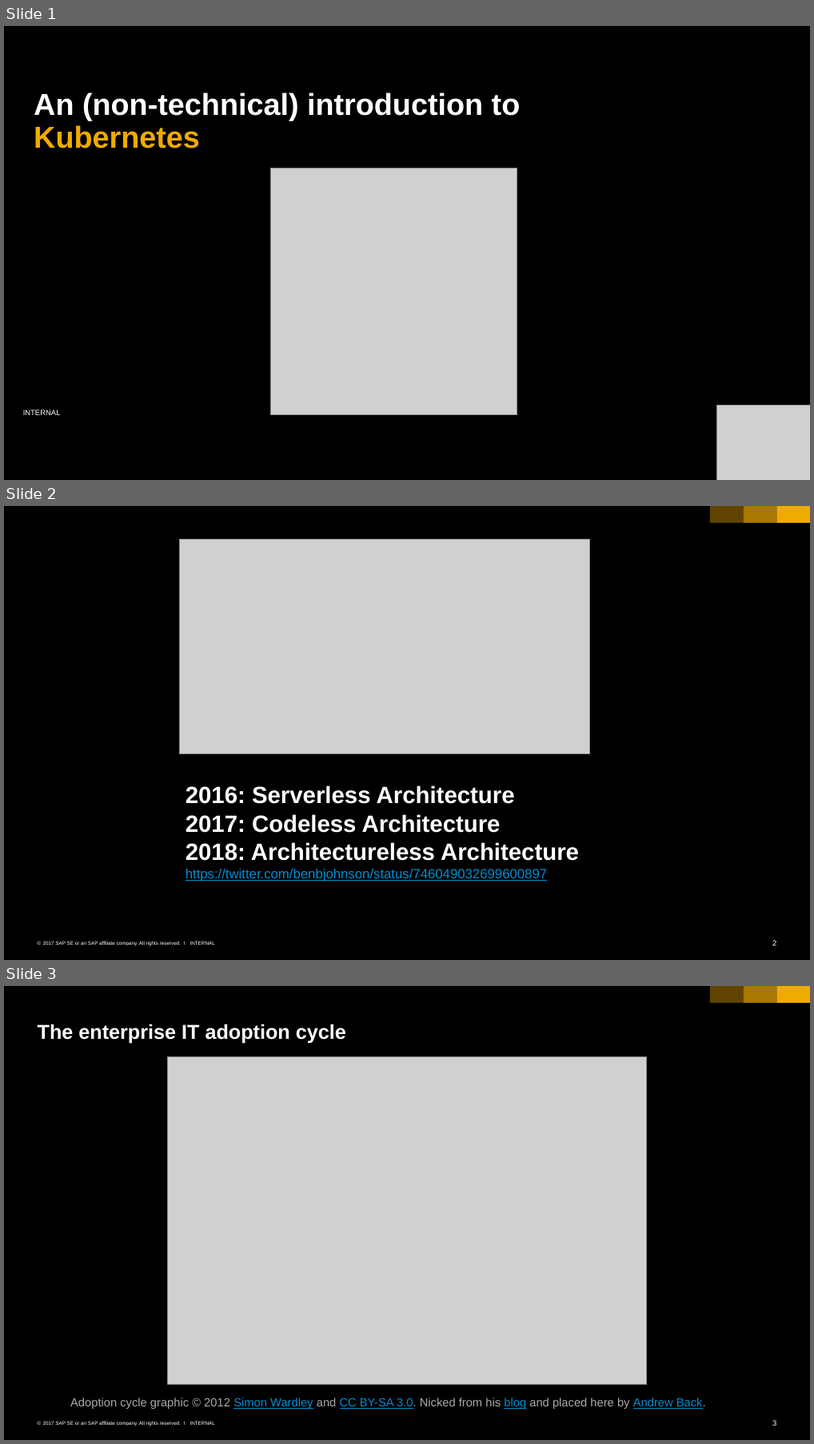
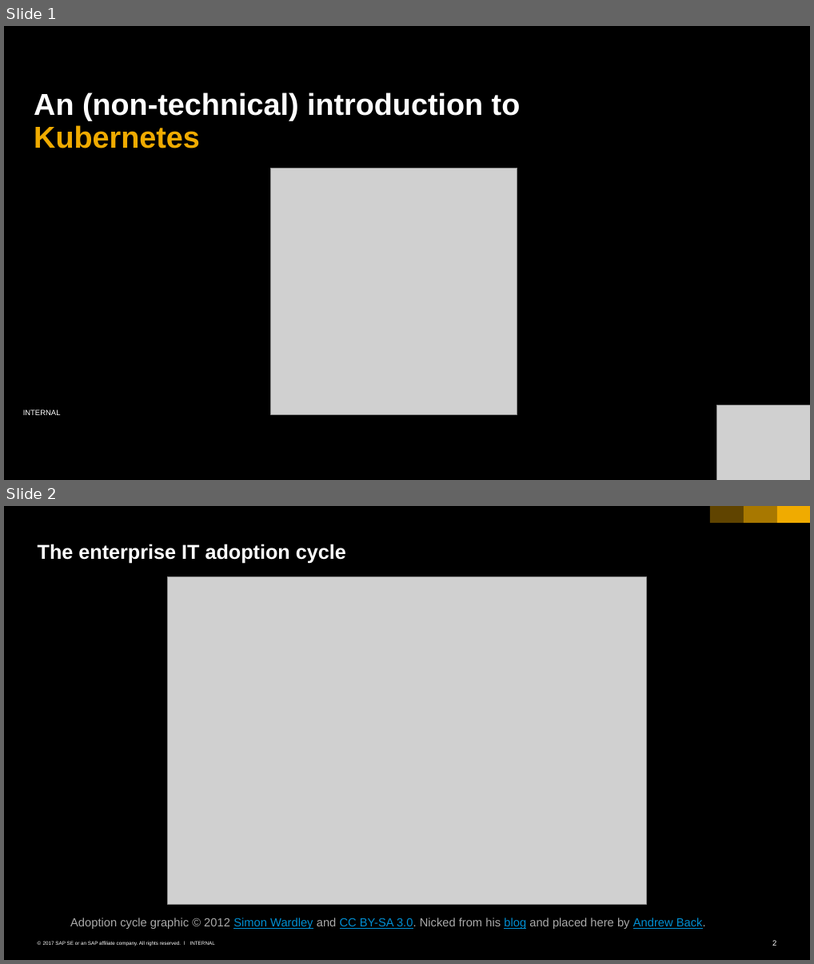
Before and after one commit to cuijiyao01/docker-k8s-training, a slide deck: kubernetes/00_intro.pptx. Shown one above the other, each under a label of ours: slides 1, 2 and 3 before the commit, slides 1 and 2 after it. The pictures are 814x1444 and 814x964 pixels, drawn with LibreOffice and Linux fonts; fonts in the diff are those of the drawing; grey boxes stand for pictures; background and template pictures are left out. Boxes give left, top, right and bottom in pixels: in the first picture for what was removed or moved away, otherwise in the second. Text is boxed around its words. In the diff, an @@ line names an element or a change of style, - is before the commit and + after.

Commit message:
removed outdated slide

```diff
--- a/kubernetes/00_intro.pptx
+++ b/kubernetes/00_intro.pptx
@@ slide 2 removed at <box>4,506,810,960</box>, background #000000; not listed: 6 template elements that a slide beside it also shows @@
@@ picture removed at <box>179,540,590,754</box> @@
@@ text removed at <box>186,785,579,881</box> @@
-2016: Serverless Architecture
-2017: Codeless Architecture
-2018: Architectureless Architecture
-https://twitter.com/benbjohnson/status/746049032699600897
@@ what was slide 3 is now slide 2 @@
```
